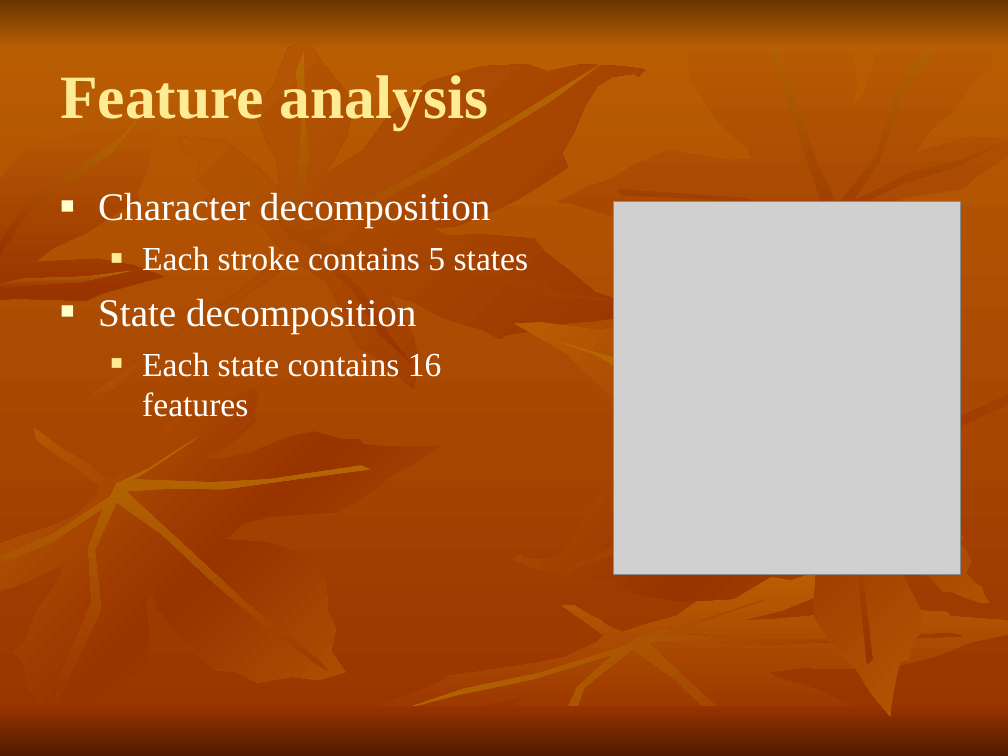
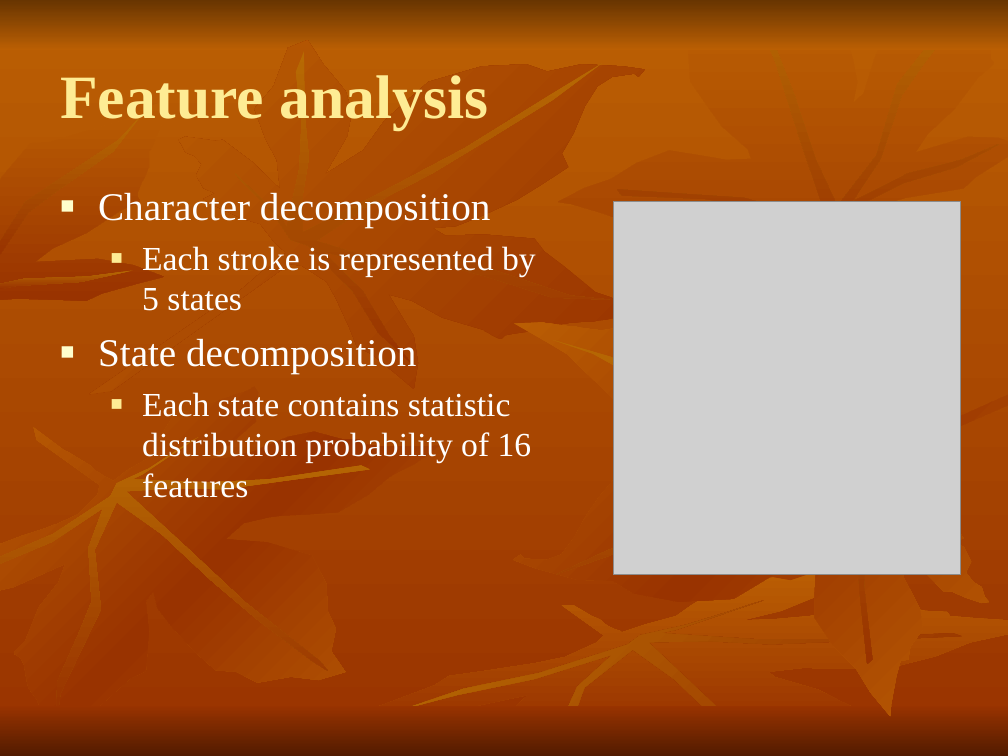
Before and after one commit to shaileshBhokare/honours, a slide deck: slide 13 of Dissertition/report/ranHonours Seminar.ppt (slide 16 before the commit). Drawn at 1008x756 pixels with LibreOffice and Linux fonts; fonts in the diff are those of the drawing; grey boxes stand for pictures. Boxes give left, top, right and bottom in pixels: in the first picture for what was removed or moved away, otherwise in the second. Text is boxed around its words. In the diff, an @@ line names an element or a change of style, - is before the commit and + after.

```diff
--- a/Dissertition/report/ranHonours Seminar.ppt
+++ b/Dissertition/report/ranHonours Seminar.ppt
@@ text at (142, 246, 536, 311): text changed @@
-  ■ Each stroke contains 5 states
+  ■ Each stroke is represented by 5 states
@@ text at (142, 392, 532, 498): text changed @@
-  ■ Each state contains 16 features
+  ■ Each state contains statistic distribution probability of 16 features
```
Also in this commit, not shown: 9 other slides changed, 3 slides removed.
